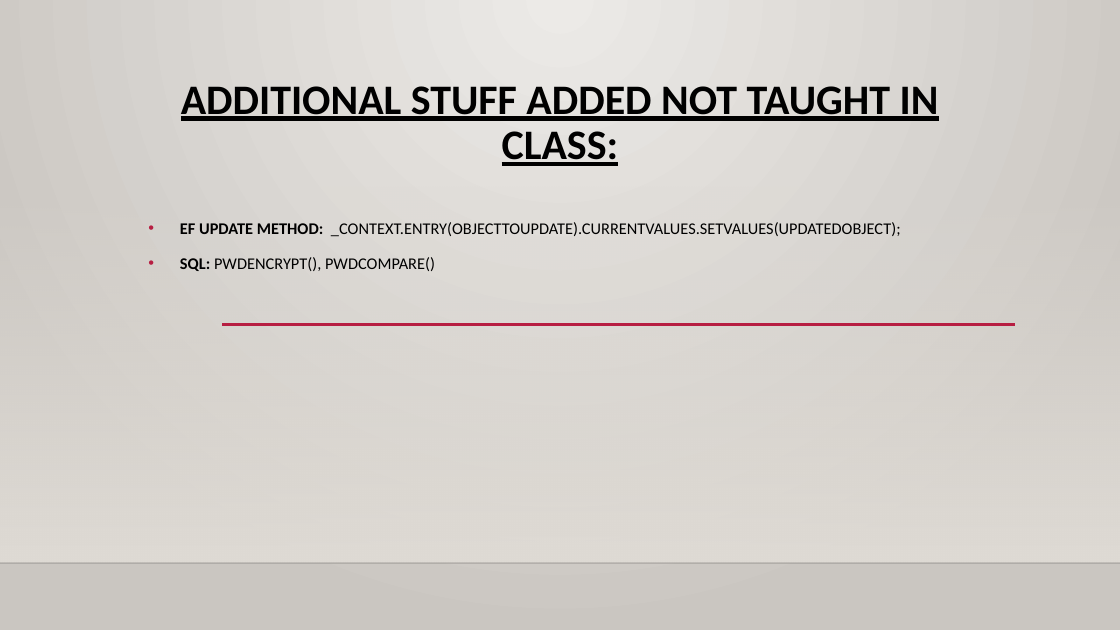
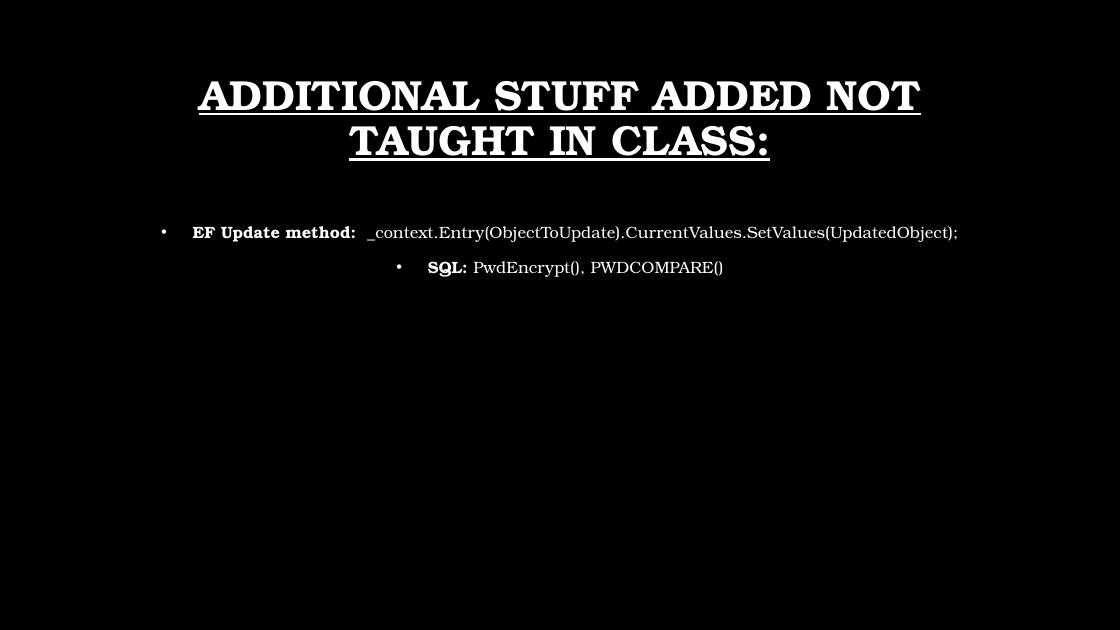
Before and after one commit to tpayne3191/MVP, a slide deck: slide 11 of Res/Capstone_Presentation.pptx (slide 10 before the commit). Drawn at 1120x630 pixels with LibreOffice and Linux fonts; fonts in the diff are those of the drawing; background and template pictures are left out. Boxes give left, top, right and bottom in pixels: in the first picture for what was removed or moved away, otherwise in the second. Text is boxed around its words. In the diff, an @@ line names an element or a change of style, - is before the commit and + after.

Commit message:
PP updated to match the theme better

```diff
--- a/Res/Capstone_Presentation.pptx
+++ b/Res/Capstone_Presentation.pptx
@@ background gradient #ECEAE7 to #CAC7C1 to picture (left out) @@
@@ title "ADDITIONAL STUFF ADDED NOT TAUGHT ..." at (199,81,921,161): font Calibri to TeX Gyre Bonum, text colour #000000 to #FFFFFF @@
@@ rectangle removed at (0,186,1120,563) @@
@@ subtitle at (193,226,958,277): text changed; font Calibri to TeX Gyre Bonum; text colour #000000 to #FFFFFF @@
-• EF UPDATE METHOD: _CONTEXT.ENTRY(OBJECTTOUPDATE).CURRENTVALUES.SETVALUES(UPDATEDOBJECT);
-• SQL: PWDENCRYPT(), PWDCOMPARE()
+• EF Update method: _context.Entry(ObjectToUpdate).CurrentValues.SetValues(UpdatedObject);
+• SQL: PwdEncrypt(), PWDCOMPARE()
@@ line removed from (222, 324) to (1016, 324) @@
@@ line removed from (0, 563) to (1120, 563) @@
```
Also in this commit, not shown: 9 other slides changed, 1 slide added.
